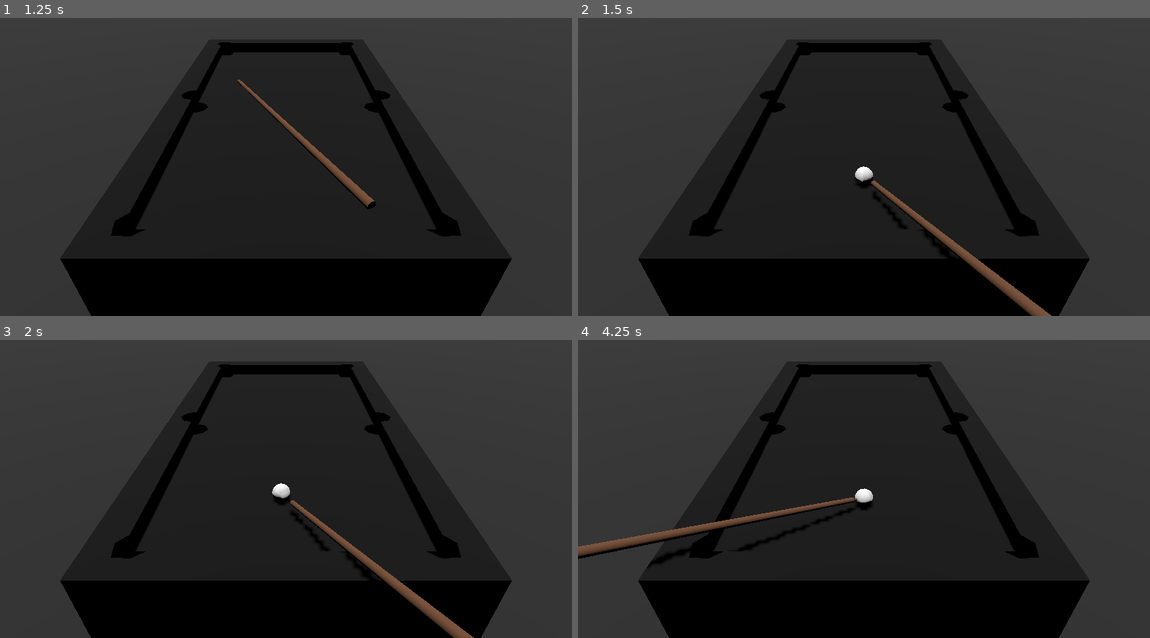
Above: before the commit, frames 1-4 (two rows, left to right).
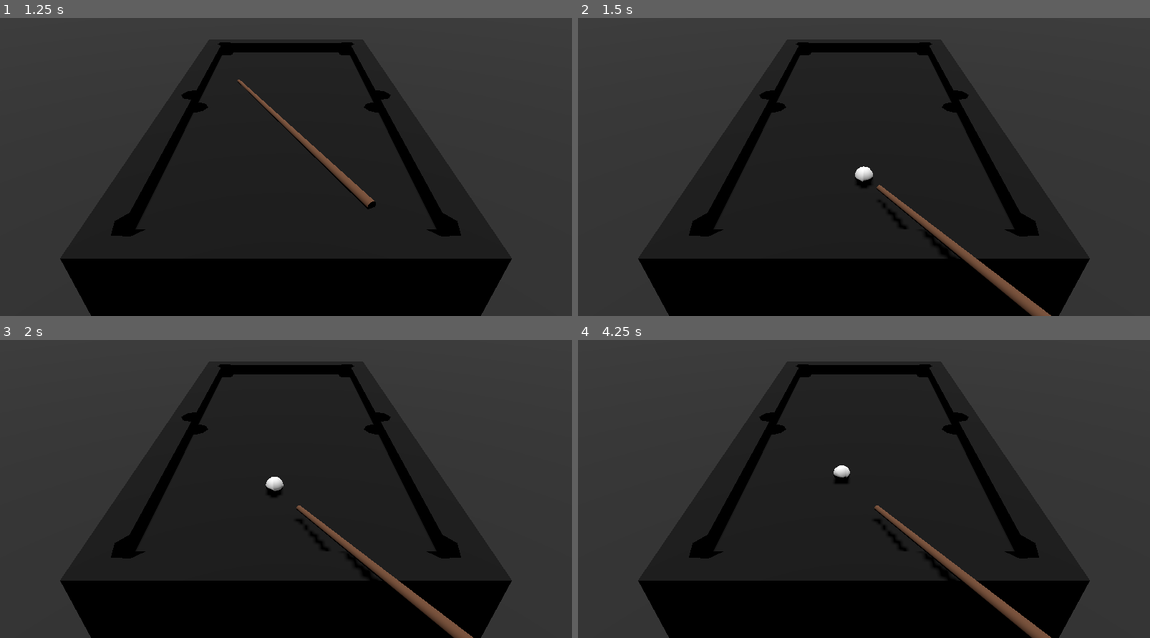
Above: after the commit, the same moments.

Repository: SaraLunaDev/LevelUp_GameJam_JSGS
Game: Godot game, scene res://Scenes/Debug/prueba_rebotes.tscn
The game is run twice, just before and just after one commit, with the same random seed, the same clock (stepped at 60 frames per second) and the same inputs. The project has no main scene, so this scene is started directly.
Inputs (mouse positions are in pixels of both pictures, inside the frame that each line leads up to):
- Up to frame 1 (1.25 s): tap Enter at 0.5 s; move the mouse to (411, 140) at 0.52 s; click (411, 140) at 0.67 s
- Up to frame 2 (1.5 s): tap Space at 1.25 s; move the mouse to (749, 169) at 1.27 s; hold S from 1.28 s (still down); click (749, 169) at 1.42 s
- Up to frame 3 (2 s): keep holding S
- Up to frame 4 (4.25 s): move the mouse to (921, 405) at 2.02 s; release S at 2.03 s; click (921, 405) at 2.17 s; move the mouse to (835, 542) at 2.77 s; click (835, 542) at 2.92 s; move the mouse to (1035, 524) at 3.52 s; hold S from 3.53 s (still down); click (1035, 524) at 3.67 s

Frame 1 is identical in both runs. In frame 2, less than 0.1% of the frame differs, in the area x 48-83%, y 50-100%; in frame 3, 0.3%; in frame 4, 3.0%, in the area x 0-83%, y 42-100%.

Commit message:
Trayectoria de la Bola Visible

Diff:
--- a/Scenes/BolaBlanca/bola_blanca.tscn
+++ b/Scenes/BolaBlanca/bola_blanca.tscn
@@ -4,11 +4,11 @@
 [ext_resource type="Script" uid="uid://i4daboik1xrd" path="res://Scripts/Bola Blanca/bola_blanca.gd" id="1_oowhv"]
 
 [sub_resource type="PhysicsMaterial" id="PhysicsMaterial_oowhv"]
-friction = 0.05
-bounce = 0.9
+friction = 0.01
+bounce = 0.98
 
 [sub_resource type="SphereShape3D" id="SphereShape3D_oowhv"]
-radius = 0.0925798
+radius = 0.093
 
 [node name="BolaBlanca" type="RigidBody3D" groups=["bola_blanca"]]
 mass = 0.17
@@ -23,3 +23,4 @@
 
 [node name="CollisionShape3D" type="CollisionShape3D" parent="."]
 shape = SubResource("SphereShape3D_oowhv")
+debug_color = Color(0, 0.6, 0.701961, 1)
--- a/Scenes/Palo/palo.tscn
+++ b/Scenes/Palo/palo.tscn
@@ -11,9 +11,10 @@
 [sub_resource type="StandardMaterial3D" id="StandardMaterial3D_4wfgq"]
 albedo_color = Color(0.465021, 0.305048, 0.211887, 1)
 
-[node name="Palo" type="Node3D" node_paths=PackedStringArray("punta_palo") groups=["palo"]]
+[node name="Palo" type="Node3D" node_paths=PackedStringArray("punta_en_bola_blanca", "punta_palo") groups=["palo"]]
 script = ExtResource("1_5bnsl")
 bola_blanca = ExtResource("2_v5gji")
+punta_en_bola_blanca = NodePath("PosicionBola")
 punta_palo = NodePath("Punta")
 
 [node name="MeshInstance3D" type="MeshInstance3D" parent="."]
@@ -21,4 +22,7 @@
 surface_material_override/0 = SubResource("StandardMaterial3D_4wfgq")
 
 [node name="Punta" type="Node3D" parent="."]
-transform = Transform3D(1, 0, 0, 0, 1, 0, 0, 0, 1, 0, -1.87484, 0)
+transform = Transform3D(1, 0, 0, 0, 1, 0, 0, 0, 1, 0, -1.74937, 0)
+
+[node name="PosicionBola" type="Node3D" parent="."]
+transform = Transform3D(1, 0, 0, 0, 1, 0, 0, 0, 1, 0, -2.00005, 0)
--- a/Scripts/Palo/palo.gd
+++ b/Scripts/Palo/palo.gd
@@ -8,17 +8,26 @@
 @export_group("Bola Blanca")
 @export var bola_blanca: PackedScene
 @export var bola_blanca_spawn: Node3D
-@export var cooldown_bola_blanca: float = 2
+@export var cooldown_bola_blanca: float = 2.5
 
 @export_group("Palo")
+@export var punta_en_bola_blanca: Node3D
 @export var punta_palo: Node3D
 @export var rotacion_palo: Vector3 = Vector3(0, 90, -75)
 @export var cooldown_palo: float = 0.5
 @export var lerp_palo: float = 0.05
 
+@export_group("Trayectoria")
+@export var distancia_entre_bolas: float = 0.2
+@export var tamaño_bolas_trayectoria: float = 0.05
+@export var color_bolas: Color = Color.WHITE
+@export var transparencia_bolas: float = .02
+@export var numero_rebotes: int = 1
+
 @export_group("Lanzamiento")
-@export var velocidad_lanzamiento: float = 1
+@export var velocidad_lanzamiento: float = 2
 @export var tiempo_retorno_palo = 0.1
+@export var potencia_maxima: float = 3.0
 
 # Internas
 var bola_blanca_instance: RigidBody3D
@@ -26,8 +35,8 @@
 var lanzando: bool = false
 var reseteando_potencia: bool = false
 var moviendo_bola: bool = false
+var trayectoria_eliminada: bool = false
 var potencia: float = 0.0
-var potencia_maxima: float = 1.0
 var posicion_mouse
 var trayectoria_mesh: MeshInstance3D = null
 
@@ -40,9 +49,15 @@
 
 func _process(delta: float) -> void:
 	if palo_posicionado and not lanzando:
+		trayectoria_eliminada = false
 		# Rotar el palo basado en la entrada del mouse
 		rotar_palo(delta)
-	# Actualizar la posición del mouse
+		# Mostrar la trayectoria del palo
+		mostrar_trayectoria()
+	elif lanzando and not trayectoria_eliminada:
+		trayectoria_eliminada = true
+		eliminar_trayectoria()
+	# Actualizar la posicion del mouse
 	posicion_mouse = get_viewport().get_mouse_position()
 
 	if lanzando and not reseteando_potencia:
@@ -90,31 +105,109 @@
 		var target_angle = atan2(dir.x, dir.z) + deg_to_rad(90)
 		var current_angle = deg_to_rad(rotation_degrees.y)
 		# Guardar la posicion de la punta
-		var punta_pos_antes = punta_palo.global_position
+		var punta_pos_antes = punta_en_bola_blanca.global_position
 		# Interpolacion to wapa
 		var smooth_angle = lerp_angle(current_angle, target_angle, lerp_palo)
 		rotation_degrees.y = rad_to_deg(smooth_angle)
 		# Mantener la punta en el mismo sitio
-		var punta_pos_despues = punta_palo.global_position
+		var punta_pos_despues = punta_en_bola_blanca.global_position
 		global_position += punta_pos_antes - punta_pos_despues
+
+func mostrar_trayectoria() -> void:
+	var bola = get_bola_blanca()
+	if not bola:
+		return
+
+	var radio_bola = 0.093
+	var direction = (bola.global_position - punta_palo.global_position).normalized()
+	direction.y = 0
+
+	var puntos = []
+	var origen = bola_blanca_spawn.global_position
+	var dir = direction
+	var distancia_restante = 50.0
+
+	var rebotes = 0
+	while rebotes <= numero_rebotes and distancia_restante > 0.1:
+		var ray_params = PhysicsRayQueryParameters3D.new()
+		# Ajustar el origen para que el raycast empiece desde el borde de la bola
+		ray_params.from = origen + dir * radio_bola
+		ray_params.to = origen + dir * (distancia_restante - radio_bola)
+		ray_params.exclude = [bola]
+		ray_params.collision_mask = 1
+		var result = get_world_3d().direct_space_state.intersect_ray(ray_params)
+		if result:
+			# Ajustar el punto de colision para simular donde rebotaria la bola
+			var col_pos = result.position + result.normal * radio_bola
+			puntos.append(col_pos)
+			distancia_restante -= origen.distance_to(col_pos)
+			dir = dir.bounce(result.normal).normalized()
+			origen = col_pos + dir * 0.01
+			rebotes += 1
+		else:
+			puntos.append(origen + dir * (distancia_restante - radio_bola))
+			break
+
+	var total_dist = bola_blanca_spawn.global_position.distance_to(puntos[0])
+	for i in range(1, puntos.size()):
+		total_dist += puntos[i - 1].distance_to(puntos[i])
+	var num_esferas = int(total_dist / distancia_entre_bolas)
+	# Crear esferas a lo largo de la trayectoria
+	var esferas := []
+	for child in bola_blanca_spawn.get_children():
+		if child.name.begins_with("TrayectoriaEsfera"):
+			esferas.append(child)
+	while esferas.size() < num_esferas:
+		var esfera = MeshInstance3D.new()
+		esfera.name = "TrayectoriaEsfera_%d" % (esferas.size() + 1)
+		esfera.mesh = SphereMesh.new()
+		esfera.scale = Vector3.ONE * tamaño_bolas_trayectoria
+		esfera.cast_shadow = GeometryInstance3D.SHADOW_CASTING_SETTING_OFF
+		var material = StandardMaterial3D.new()
+		var color = color_bolas
+		color.a = transparencia_bolas
+		material.albedo_color = color
+		material.transparency = BaseMaterial3D.TRANSPARENCY_ALPHA
+		material.flags_transparent = true
+		esfera.set_surface_override_material(0, material)
+		bola_blanca_spawn.add_child(esfera)
+		esferas.append(esfera)
+
+	var pos_actual = bola_blanca_spawn.global_position
+	var esfera_idx = 0
+	for seg_idx in range(puntos.size()):
+		var seg_inicio = pos_actual
+		var seg_fin = puntos[seg_idx]
+		var seg_dir = (seg_fin - seg_inicio).normalized()
+		var seg_dist = seg_inicio.distance_to(seg_fin)
+		var t = 0.0
+		while t < seg_dist and esfera_idx < esferas.size():
+			esferas[esfera_idx].visible = true
+			esferas[esfera_idx].position = bola_blanca_spawn.to_local(seg_inicio + seg_dir * t)
+			esfera_idx += 1
+			t += distancia_entre_bolas
+		pos_actual = seg_fin
+	for i in range(esfera_idx, esferas.size()):
+		esferas[i].visible = false
+
+func eliminar_trayectoria() -> void:
+	# Eliminar las esferas de trayectoria
+	for child in bola_blanca_spawn.get_children():
+		if child.name.begins_with("TrayectoriaEsfera"):
+			child.queue_free()
 
 func aplicar_potencia(_delta: float) -> void:
 	if not palo_posicionado:
 		return
-
 	potencia = min(potencia + velocidad_lanzamiento * _delta, potencia_maxima)
-	print("😤 Cargando potencia... ", potencia)
 	actualizar_posicion_palo()
 
 func resetear_potencia() -> void:
 	if not palo_posicionado:
 		return
-
-	print("\n😀 Potencia enviada: ", potencia, "\n")
 	reseteando_potencia = true
 
 	var potencia_inicial = potencia
-	var punta_palo_inicial = punta_palo.global_position
 	var tiempo := 0.0
 
 	while tiempo < tiempo_retorno_palo:
@@ -128,7 +221,7 @@
 	# Calcular la direccion desde la punta del palo hacia el spawn de la bola blanca
 	var bola = get_bola_blanca()
 	if bola:
-		var direccion = (bola.global_position - punta_palo_inicial).normalized()
+		var direccion = (bola.global_position - punta_palo.global_position).normalized()
 		direccion.y = 0
 		bola.mover_bola(direccion, potencia_inicial)
 
@@ -141,7 +234,7 @@
 
 func actualizar_posicion_palo() -> void:
 	# Ajusta la distancia del palo respecto al spawn de la bola blanca segun la potencia
-	var offset = punta_palo.global_position - global_position
+	var offset = punta_en_bola_blanca.global_position - global_position
 	global_position = bola_blanca_spawn.global_position - offset * (1 + (potencia / 2.0) / potencia_maxima)
 
 # ✦•················•⋅ ∙ ∘ ☽ ☆ ☾ ∘ ⋅ ⋅•················•✦
@@ -188,8 +281,8 @@
 func set_spawn_bola_blanca(posicion: Vector3):
 	bola_blanca_spawn.global_position = posicion
 
-func get_punta_palo():
-	return punta_palo
+func get_punta_en_bola_blanca():
+	return punta_en_bola_blanca
 
 func get_cooldown_palo():
 	return cooldown_palo
--- a/project.godot
+++ b/project.godot
@@ -18,3 +18,7 @@
 
 bola_blanca=""
 billar=""
+
+[physics]
+
+3d/physics_engine="Jolt Physics"
Not shown, added: Scenes/Debug/prueba_rebotes.tscn4784119385.tmp
